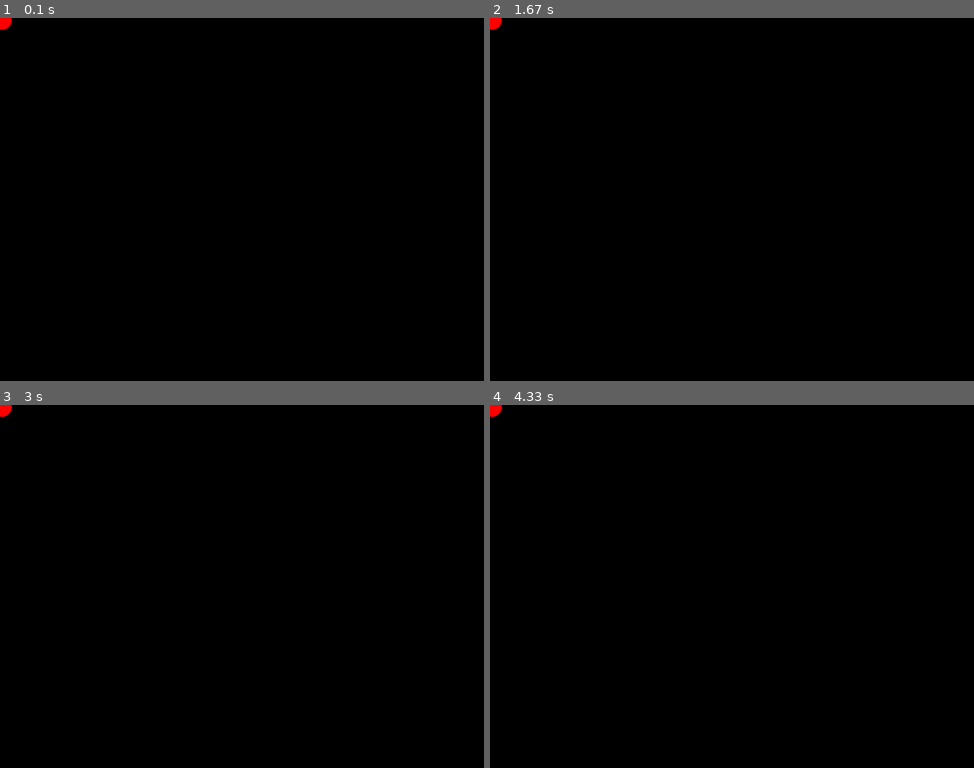
Above: before the commit, frames 1-4 (two rows, left to right).
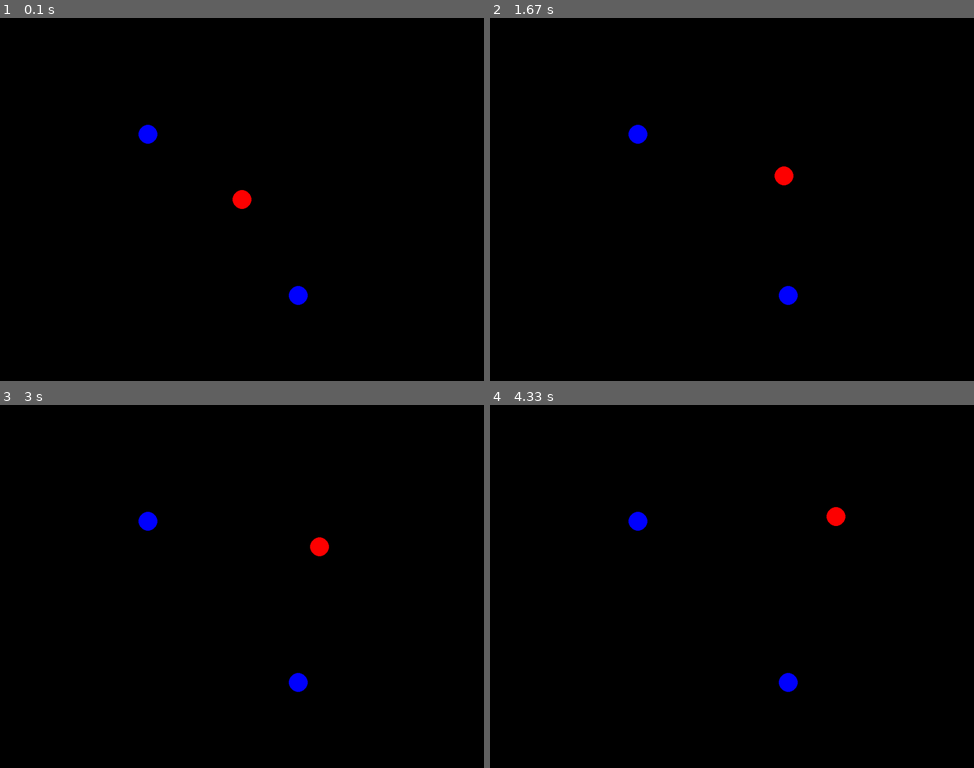
Above: after the commit, the same moments.

Repository: DiogoBotton/Python_Learn
Game: pygame game, started from cursor.py
Two runs of this game, one before a commit and one after it. Both use one fixed random seed, a clock stepped at 60 frames per second and the inputs below.
Inputs:
- Up to frame 1 (0.1 s): no input
- Up to frame 2 (1.67 s): hold Right 0.33-0.8 s; hold Up 0.83-1.13 s; hold Right 1.17-1.63 s
- Up to frame 3 (3 s): hold Left 1.67-2.2 s; hold Down 2.23-2.53 s; hold Left 2.57-2.97 s
- Up to frame 4 (4.33 s): hold Up 3-3.37 s; hold Right 3.4-4.03 s; hold Down from 4.07 s (still down)

The runs differ from the first frame. In frame 1, 0.6% of the frame differs, in the area x 0-64%, y 0-80%; in frame 2, 0.6%; in frame 3, 0.6%; in frame 4, 0.6%.

Commit message:
tristeza

Diff:
--- a/cursor.py
+++ b/cursor.py
@@ -1,25 +1,82 @@
 import pygame, sys
+import math
 from pygame.locals import *
+from random import randint
+import time
 
 pygame.init()
 
 screenWidth = 1024
 screenHeight = 768
+raio_circulo = 20
+
+c1_x = randint(raio_circulo, screenWidth - raio_circulo)
+c1_y = randint(raio_circulo, screenHeight - raio_circulo)
+c2_x = randint(raio_circulo, screenWidth - raio_circulo)
+c2_y = randint(raio_circulo, screenHeight - raio_circulo)
+#x, y = pygame.mouse.get_pos()
+time_player = time.time()
+fps = 60
+x, y = screenWidth / 2, screenHeight / 2
+vely = 0
+velx = 0
 
 screen = pygame.display.set_mode((screenWidth, screenHeight))
 pygame.display.set_caption("Cursor")
 pygame.mouse.set_visible(False)
+clock = pygame.time.Clock()
+circle_player = pygame.draw.circle(screen, (255,0,0), (x, y), raio_circulo, 64)
+
+def detectar_colisao_circulos(origem, alvo):
+    vetor_magnitude = math.sqrt((alvo.x - origem.x)**2 + (alvo.y - origem.y)**2)
+
+    if vetor_magnitude <= (raio_circulo*2):
+        print("colidiu")
 
 while True:
     screen.fill((0,0,0))
+    dt = clock.tick(fps)
 
     for e in pygame.event.get():
         if e.type == QUIT:
             pygame.quit()
             sys.exit()
+        if e.type == KEYDOWN:
+            if e.key == K_UP:
+                vely -= 1
+            if e.key == K_DOWN:
+                vely += 1
+            if e.key == K_RIGHT:
+                velx += 1
+            if e.key == K_LEFT:
+                velx -= 1
 
-    x, y = pygame.mouse.get_pos()
+    ball_velocity = math.sqrt((circle_player.centerx - x)**2 + (circle_player.centery - y)**2) / (time.time() - time_player)
+    ball_velocity = ball_velocity * fps
+    print(ball_velocity)
 
-    pygame.draw.circle(screen, (255,0,0), (x, y), 20, 64)
+    #mouse_velocity = math.sqrt((x - pygame.mouse.get_pos()[0])**2 + (y - pygame.mouse.get_pos()[1])**2) / (time.time() - time_player)
+    #mouse_velocity = mouse_velocity * fps
+
+    #x, y = pygame.mouse.get_pos()
+    time_player = time.time()
+
+    if velx > 0:
+        x = x + velx
+    if velx < 0:
+        x = x + velx
+    if vely > 0:
+        y = y + vely
+    if vely < 0:
+        y = y + vely
+
+    circle_player = pygame.draw.circle(screen, (255,0,0), (x, y), raio_circulo, 64)
+    circle_1 = pygame.draw.circle(screen, (0,0,255), (c1_x, c1_y), raio_circulo, 64)
+    circle_2 = pygame.draw.circle(screen, (0,0,255), (c2_x, c2_y), raio_circulo, 64)
+
+    circles = [circle_1, circle_2]
+
+    for i in circles:
+        detectar_colisao_circulos(circle_player, i)
 
     pygame.display.update()
